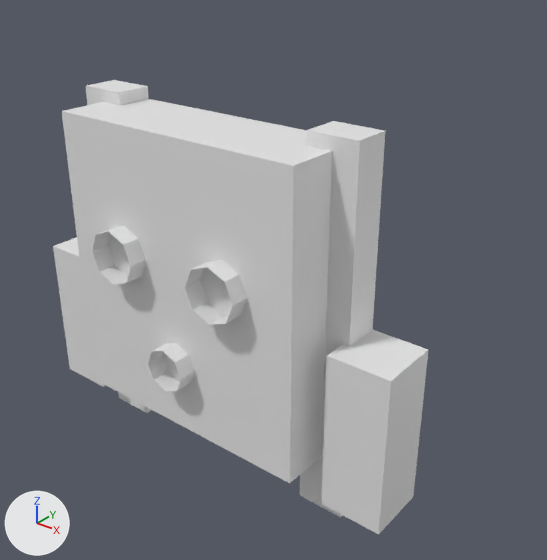
One commit to the OBJ model client/Assets/Art/Characters/Operators/TRACE/Meshes/TRACE_Harness_ReconChest.obj: the scene before it, then after it.
Before and after are seen from a camera (50 mm lens) standing at (0.372, -0.481, 0.275) and looking at (0.014, -0.033, -0.003). The axes (+X, +Y, +Z) are drawn at lower left. The lights are the same throughout. The first picture is the older version. Where no turn or scale is listed for an object, it has been applied to the vertices.

Names of what the first picture shows: 'TRACE_Harness_ReconChest'.
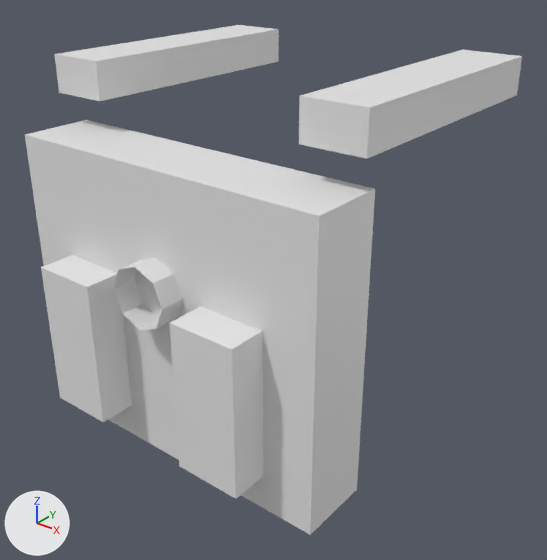
The change, as a diff of the scene's bpy script:
```diff
--- a/client/Assets/Art/Characters/Operators/TRACE/Meshes/TRACE_Harness_ReconChest.obj.py
+++ b/client/Assets/Art/Characters/Operators/TRACE/Meshes/TRACE_Harness_ReconChest.obj.py
@@ me_trace_harness_reconchest @@
 # used by ob_trace_harness_reconchest; location = (0.0, 0.0, 0.0)
-me_trace_harness_reconchest.from_pydata(...)  # 88 vertices, 108 faces; spans x -0.175..0.175, y -0.15..-0.065, z -0.15..0.15
+me_trace_harness_reconchest.from_pydata(...)  # 56 vertices, 76 faces; spans x -0.145..0.145, y -0.18..0.11, z -0.12..0.175
+# me_trace_harness_reconchest part 1: a new loose piece, a box spanning x -0.14..0.14, y -0.15..-0.09, z -0.12..0.12
+# me_trace_harness_reconchest part 2: a new loose piece, a box spanning x -0.145..-0.095, y -0.11..0.11, z 0.145..0.175
+# me_trace_harness_reconchest part 3: a new loose piece, a box spanning x 0.095..0.145, y -0.11..0.11, z 0.145..0.175
+# me_trace_harness_reconchest part 4: a new loose piece, a box spanning x -0.097..-0.043, y -0.18..-0.14, z -0.09..0.03
+# me_trace_harness_reconchest part 5: a new loose piece, a box spanning x 0.043..0.097, y -0.18..-0.14, z -0.09..0.03
+# me_trace_harness_reconchest part 6: the loose piece of 16 vertices spanning x -0.072..-0.028, y -0.15..-0.13, z 0.018..0.062 is scaled about its middle by (1.14, 1.5, 1.14), then moved by (0.05, -0.015, -0.01)
+# me_trace_harness_reconchest part 7: 7 loose pieces with 72 vertices, spanning x -0.175..0.175, y -0.15..-0.065, z -0.15..0.15, are deleted
```

Location of each change, (x1, y1, x2, y2) in pixels of the pictures (547 x 560 px; the box of a moved part takes in the faces that stretch with it):
'TRACE_Harness_ReconChest', reshaped (32% wider, 12% taller): before (53, 80, 428, 535); after (25, 25, 522, 535)
part 1 of me_trace_harness_reconchest, added: after (25, 120, 375, 535)
part 2 of me_trace_harness_reconchest, added: after (54, 25, 279, 101)
part 3 of me_trace_harness_reconchest, added: after (299, 50, 522, 159)
part 4 of me_trace_harness_reconchest, added: after (41, 255, 132, 422)
part 5 of me_trace_harness_reconchest, added: after (170, 306, 263, 499)
part 6 of me_trace_harness_reconchest, moved or reshaped: before (92, 226, 146, 285); after (114, 258, 183, 330)
part 7 of me_trace_harness_reconchest, deleted: before (53, 80, 428, 535)
